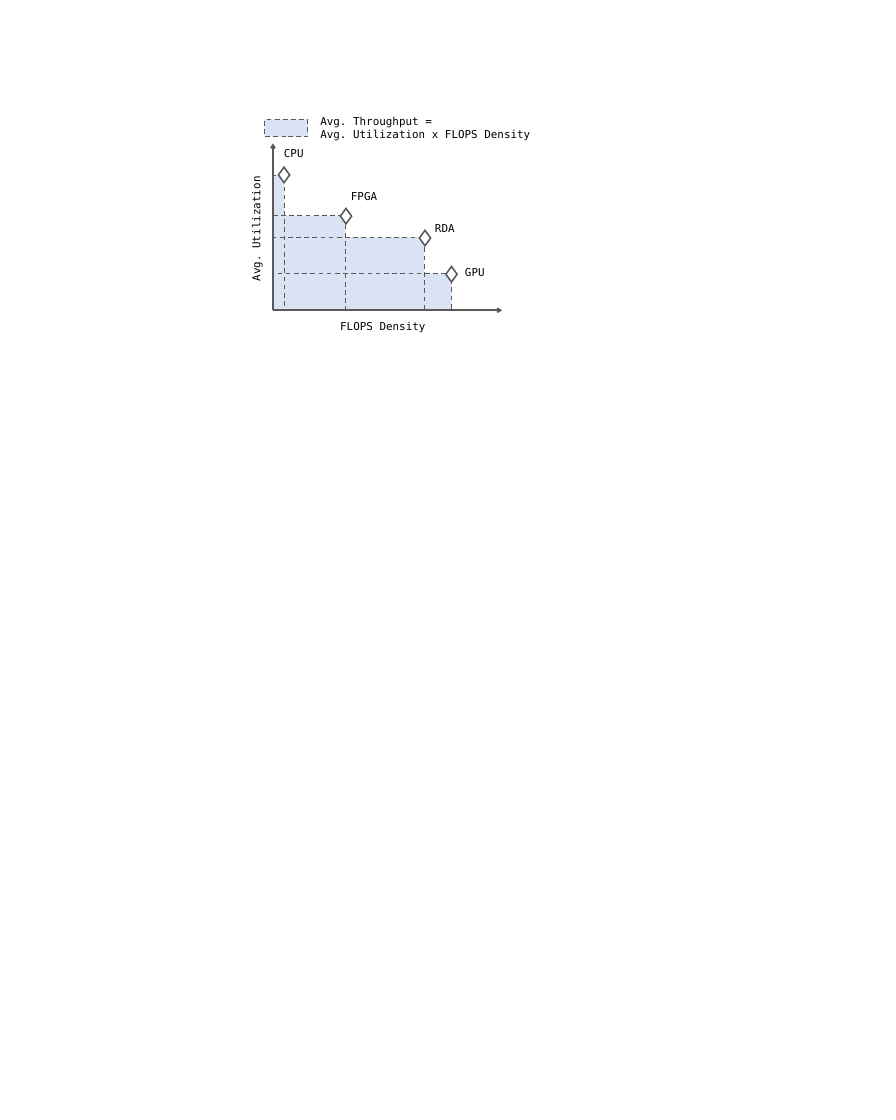
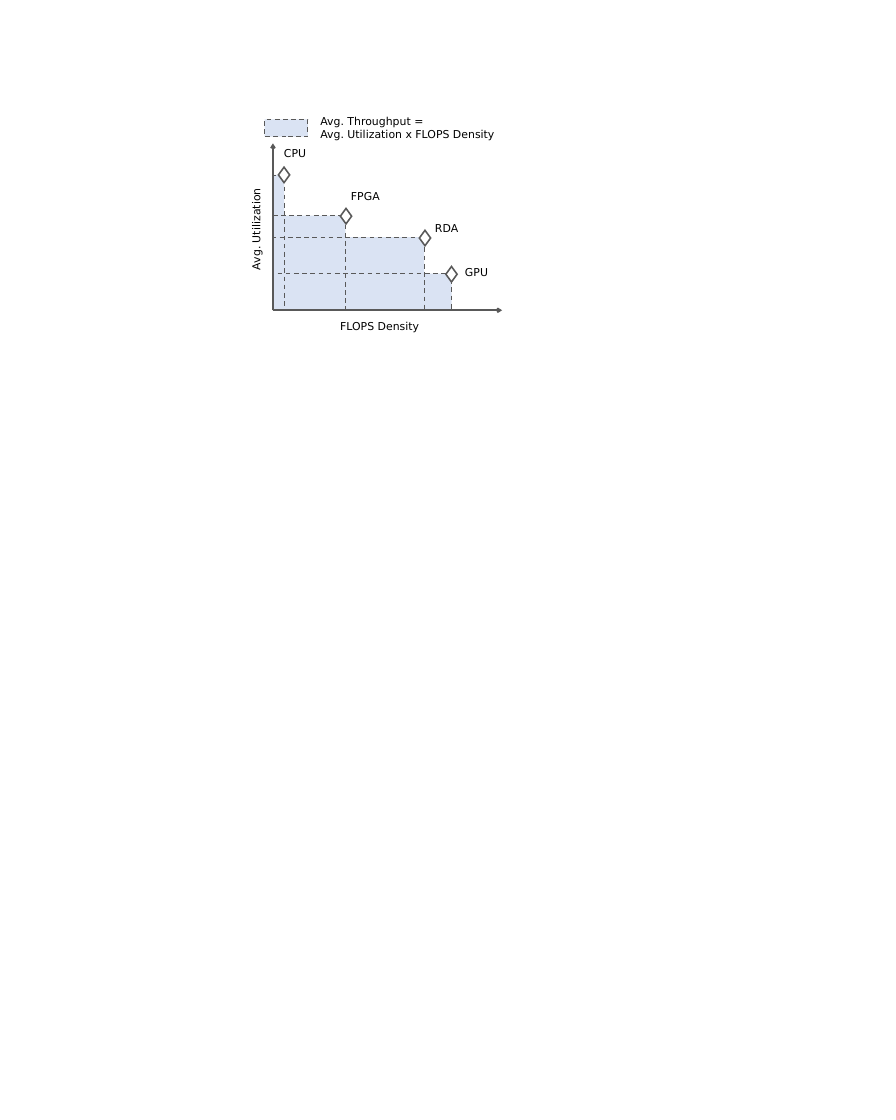
Before and after one commit to yaqiz01/dissertation, a slide deck: slide 2 of figs/figs.pptx. Drawn at 896x1120 pixels with LibreOffice and Linux fonts; fonts in the diff are those of the drawing. Boxes give left, top, right and bottom in pixels: in the first picture for what was removed or moved away, otherwise in the second. Text is boxed around its words. In the diff, an @@ line names an element or a change of style, - is before the commit and + after.

```diff
--- a/figs/figs.pptx
+++ b/figs/figs.pptx
@@ font DejaVu Sans Mono to DejaVu Sans in 7 elements at <box>351,192,380,200</box>, <box>284,149,306,157</box>, <box>340,322,419,333</box>, <box>465,268,488,276</box>, <box>435,224,458,232</box>, <box>320,117,494,141</box>, <box>250,193,263,270</box> @@
@@ text "Avg. Utilization": place and size @@
-text "Avg. Utilization" at <box>250,183,263,281</box>
+text "Avg. Utilization" at <box>250,193,263,270</box>
```
Also in this commit, not shown: 2 other slides changed, 1 slide added, 15 other files.
